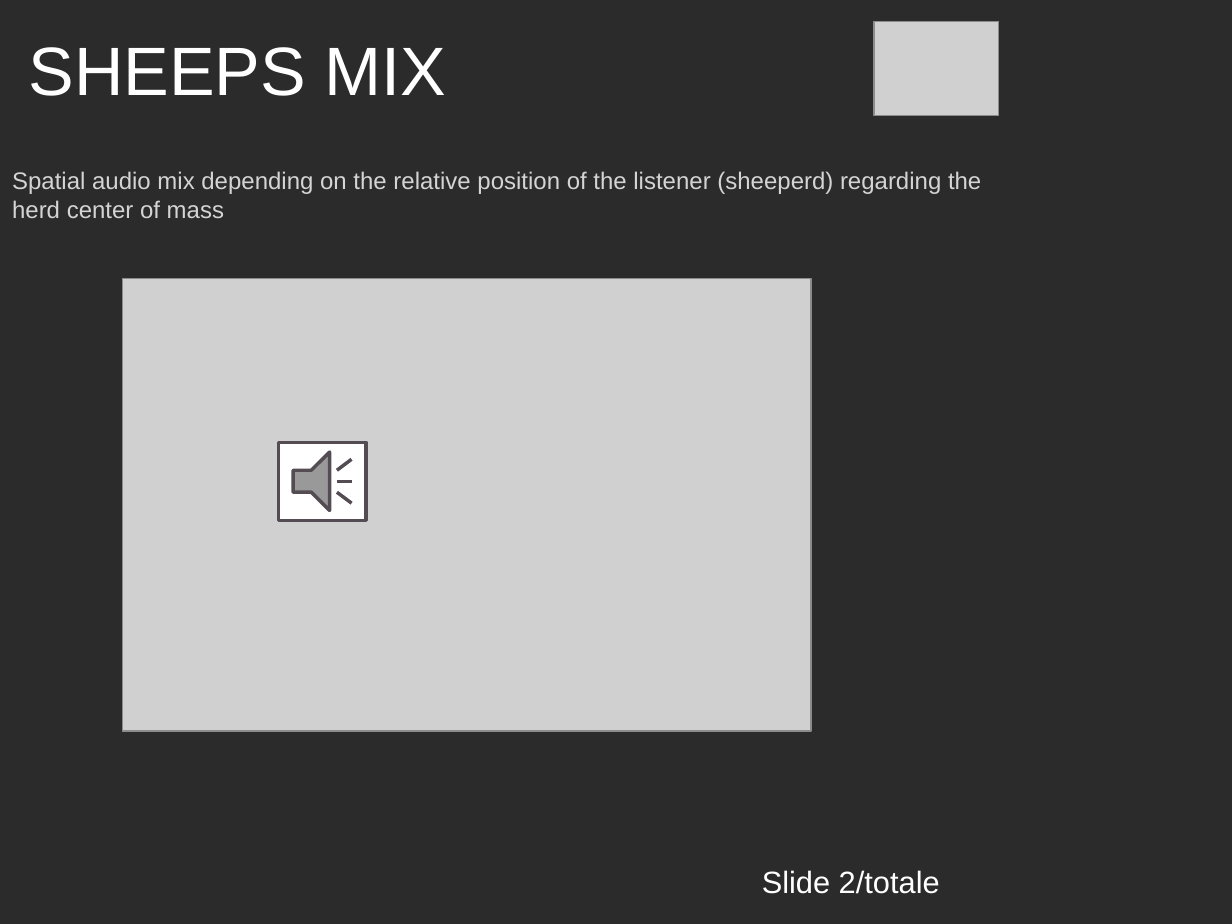
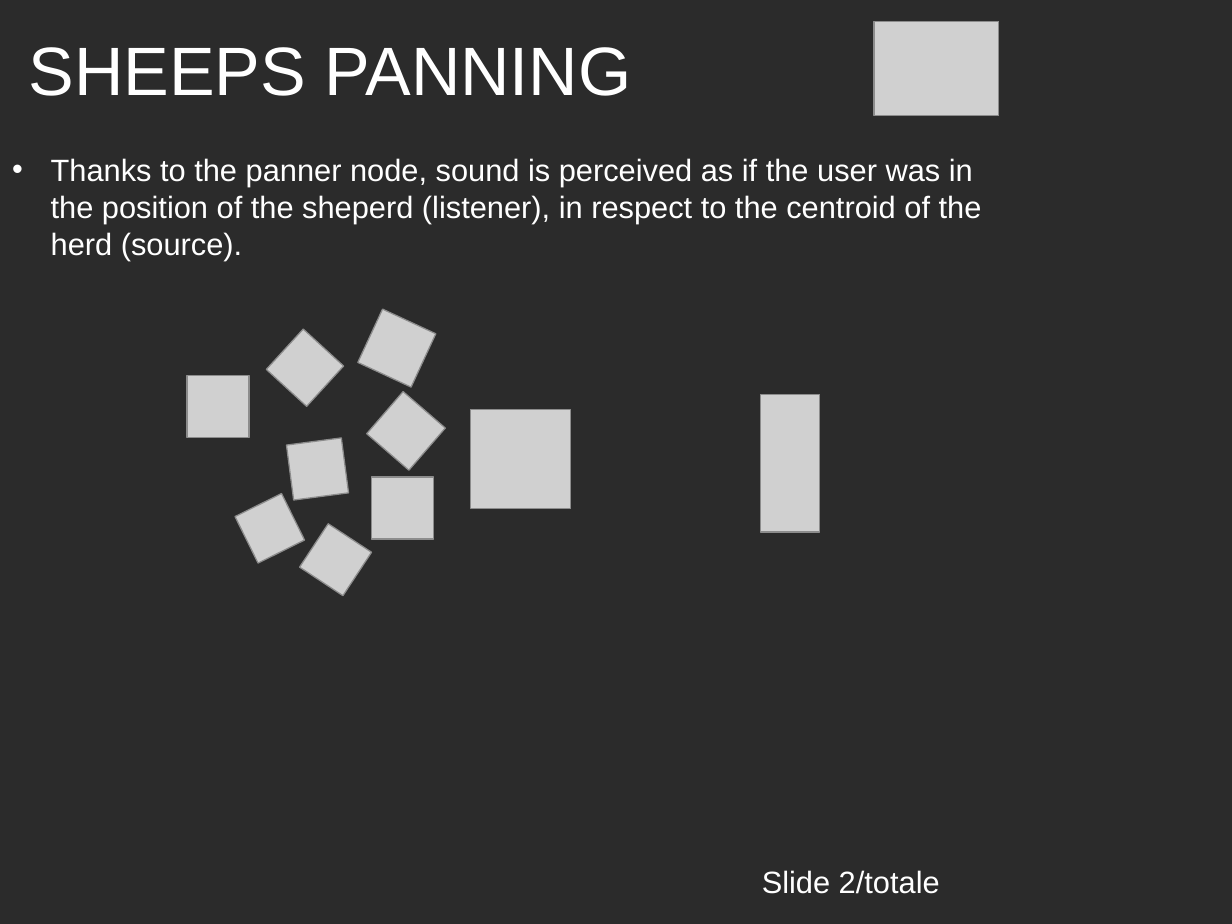
Before and after one commit to LorenzoCurcio/Progetto-ACTAM, a slide deck: slide 8 of Presentazione.pptx. Drawn at 1232x924 pixels with LibreOffice and Linux fonts; fonts in the diff are those of the drawing; grey boxes stand for pictures; background and template pictures are left out; a plain dark background stands for a picture behind light text. Boxes give left, top, right and bottom in pixels: in the first picture for what was removed or moved away, otherwise in the second. Text is boxed around its words. In the diff, an @@ line names an element or a change of style, - is before the commit and + after.

```diff
--- a/Presentazione.pptx
+++ b/Presentazione.pptx
@@ text at <box>29,47,631,96</box>: text changed @@
-SHEEPS MIX
+SHEEPS PANNING
@@ text at <box>51,158,982,260</box>: text changed; size 14 to 18 pt; text colour #D4D4D4 to #FFFFFF @@
-Spatial audio mix depending on the relative position of the listener (sheeperd) regarding the herd center of mass
+• Thanks to the panner node, sound is perceived as if the user was in the position of the sheperd (listener), in respect to the centroid of the herd (source).
@@ picture removed at <box>123,278,812,731</box> @@
@@ picture added at <box>266,329,343,405</box> @@
@@ picture added at <box>357,309,436,388</box> @@
@@ picture added at <box>187,376,249,437</box> @@
@@ picture added at <box>367,391,445,470</box> @@
@@ picture added at <box>471,409,570,509</box> @@
@@ picture added at <box>761,394,821,532</box> @@
@@ action button sound removed at <box>278,442,366,520</box> @@
@@ picture added at <box>286,438,348,500</box> @@
@@ picture added at <box>372,477,434,538</box> @@
@@ picture added at <box>235,494,304,563</box> @@
@@ picture added at <box>299,523,371,595</box> @@
```
Also in this commit, not shown: 2 other slides changed.
